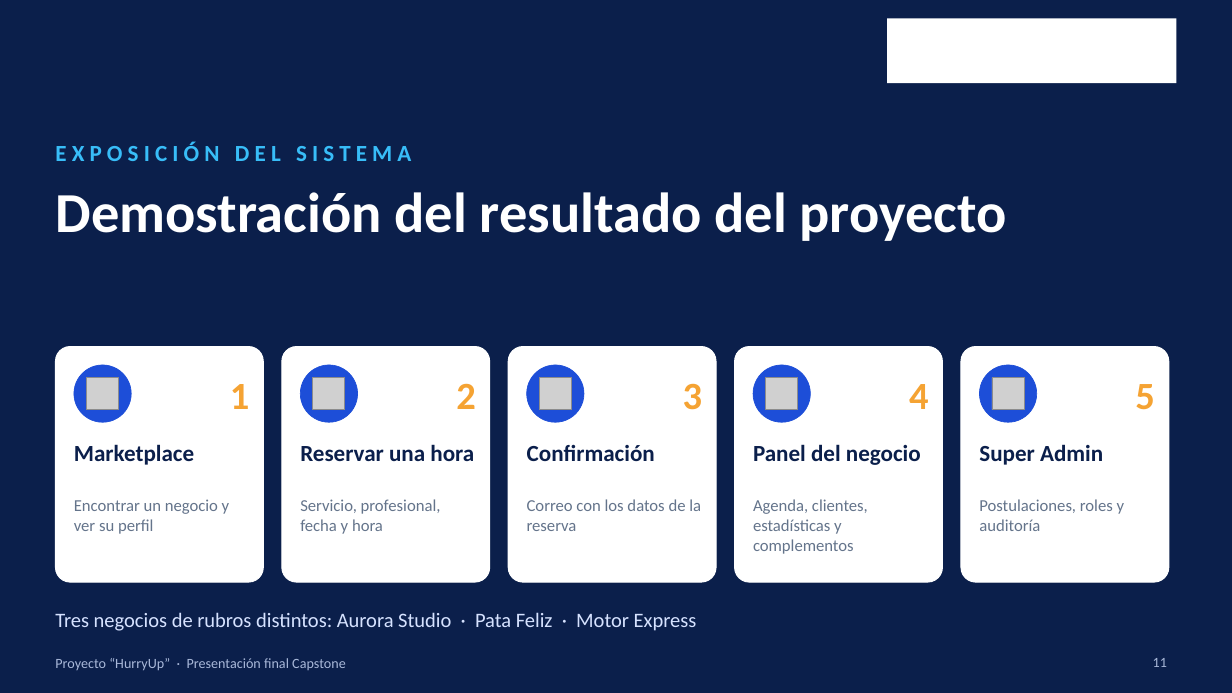
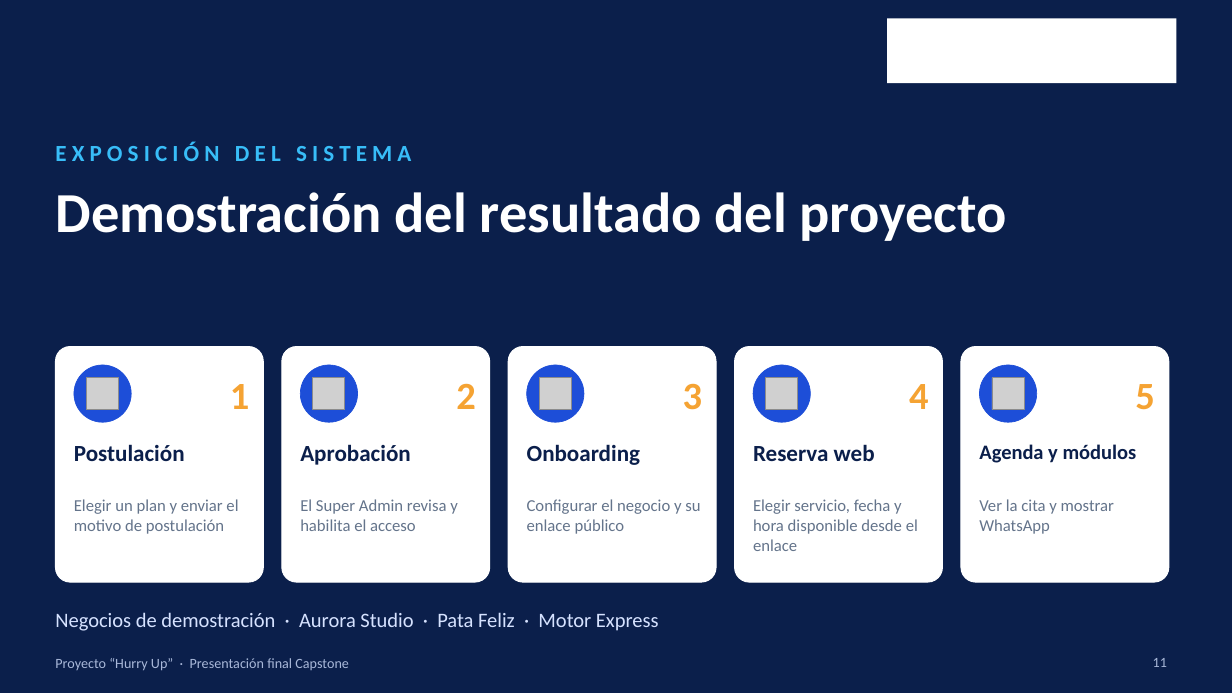
Before and after one commit to Vichobustosss/2026_2_BUSTOS-HEREDIA_CASPTONE_002D_GRUPO_006, a slide deck: slide 11 of Fase 3/Evidencias Grupales/Presentacion_Final_Capstone_HurryUp_GRUPO06.pptx. Drawn at 1232x693 pixels with LibreOffice and Linux fonts; fonts in the diff are those of the drawing; grey boxes stand for pictures; background and template pictures are left out. Boxes give left, top, right and bottom in pixels: in the first picture for what was removed or moved away, otherwise in the second. Text is boxed around its words. In the diff, an @@ line names an element or a change of style, - is before the commit and + after.

Commit message:
docs: actualiza la presentación final editable de Hurry Up

```diff
--- a/Fase 3/Evidencias Grupales/Presentacion_Final_Capstone_HurryUp_GRUPO06.pptx
+++ b/Fase 3/Evidencias Grupales/Presentacion_Final_Capstone_HurryUp_GRUPO06.pptx
@@ text at [74,444,185,461]: text changed @@
-Marketplace
+Postulación
@@ text at [300,444,411,465]: text changed @@
-Reservar una hora
+Aprobación
@@ text at [527,444,640,465]: text changed @@
-Confirmación
+Onboarding
@@ text at [753,444,875,461]: text changed @@
-Panel del negocio
+Reserva web
@@ text at [979,444,1137,463]: text changed; size 18 to 16 pt @@
-Super Admin
+Agenda y módulos
@@ text at [74,499,238,534]: text changed @@
-Encontrar un negocio y ver su perfil
+Elegir un plan y enviar el motivo de postulación
@@ text at [300,499,458,531]: text changed @@
-Servicio, profesional, fecha y hora
+El Super Admin revisa y habilita el acceso
@@ text at [527,499,700,534]: text changed @@
-Correo con los datos de la reserva
+Configurar el negocio y su enlace público
@@ text at [753,499,918,551]: text changed @@
-Agenda, clientes, estadísticas y complementos
+Elegir servicio, fecha y hora disponible desde el enlace
@@ text at [979,499,1114,534]: text changed @@
-Postulaciones, roles y auditoría
+Ver la cita y mostrar WhatsApp
@@ text at [55,612,659,631]: text changed @@
-Tres negocios de rubros distintos: Aurora Studio · Pata Feliz · Motor Express
+Negocios de demostración · Aurora Studio · Pata Feliz · Motor Express
@@ text at [55,658,349,671]: spaces changed @@
-Proyecto “HurryUp” · Presentación final Capstone
+Proyecto “Hurry Up” · Presentación final Capstone
```
Also in this commit, not shown: 13 other slides changed.
